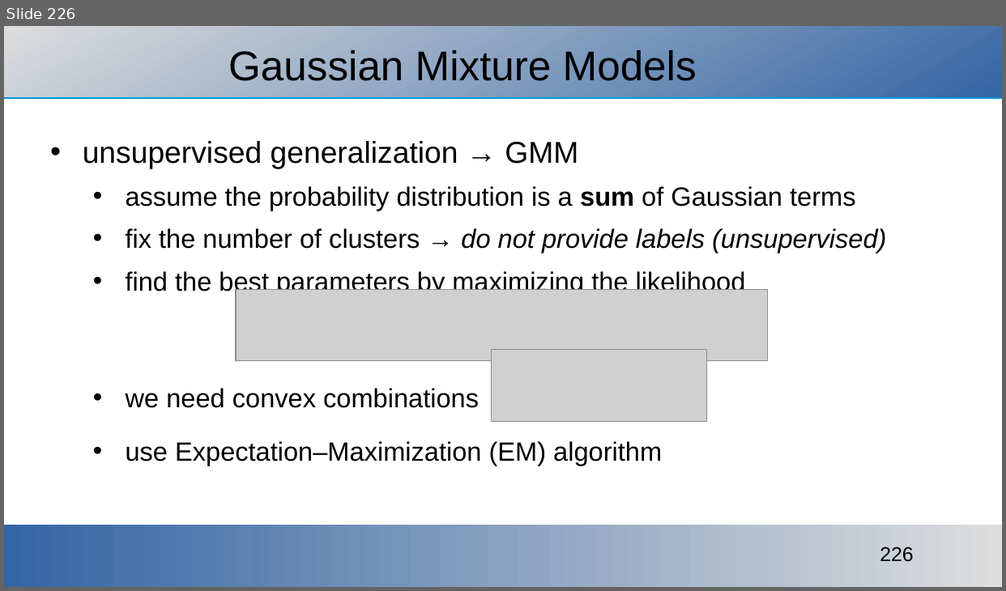
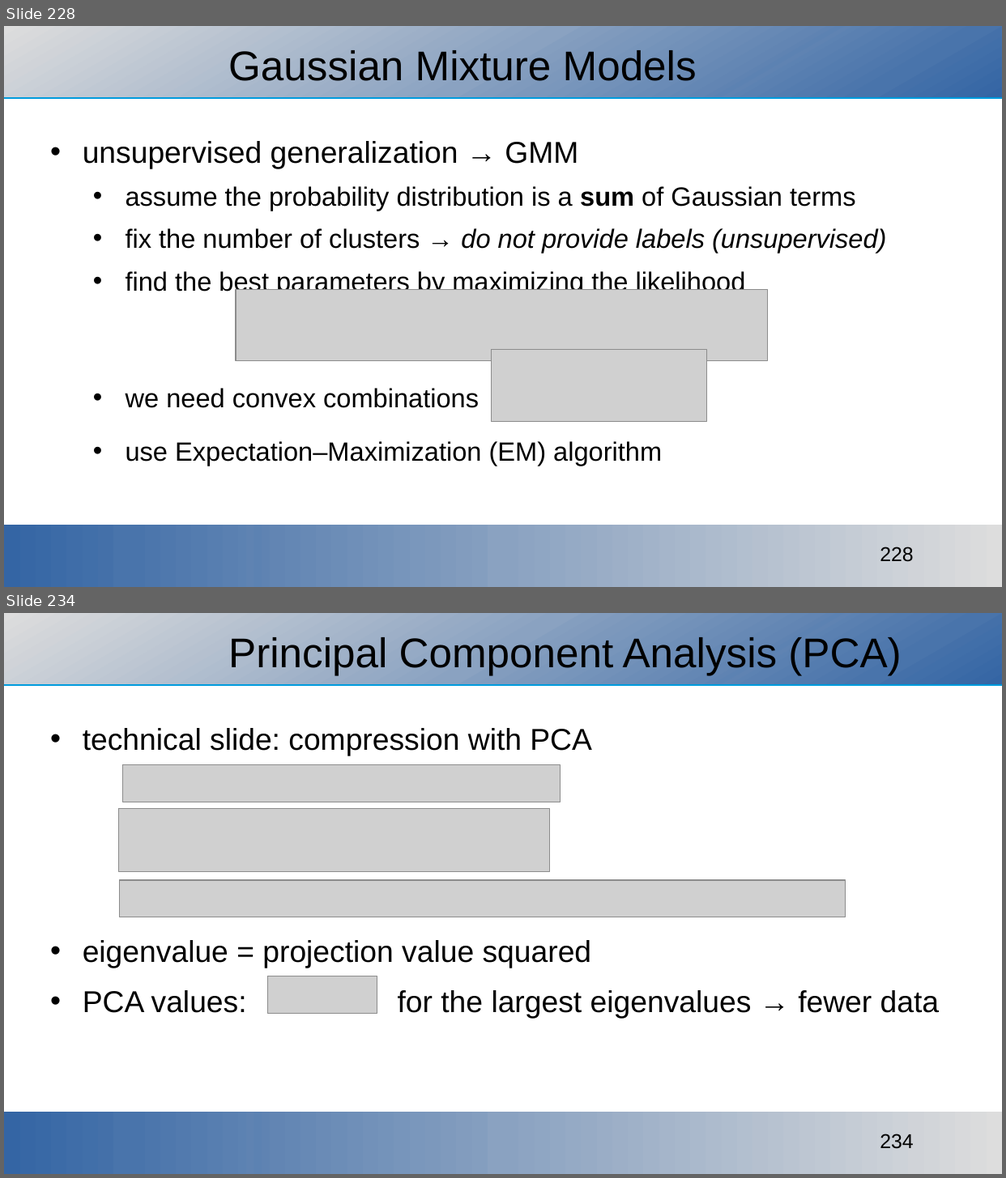
Before and after one commit to ajakovac/ML-in-Practice-I, a slide deck: ML in practice.odp. Shown one above the other, each under a label of ours: slide 226 before the commit, slides 228 and 234 after it; the slides between them are not shown. The pictures are 1006x591 and 1006x1178 pixels, drawn with LibreOffice and Linux fonts; fonts in the diff are those of the drawing; grey boxes stand for pictures; background and template pictures are left out. Boxes give left, top, right and bottom in pixels: in the first picture for what was removed or moved away, otherwise in the second. Text is boxed around its words. In the diff, an @@ line names an element or a change of style, - is before the commit and + after.

```diff
--- a/ML in practice.odp
+++ b/ML in practice.odp
@@ slide 234 added at (4,613,1002,1174), background #FFFFFF; not listed: 3 template elements that a slide beside it also shows @@
@@ title added at (228,637,901,675), 33 pt, text #000000 @@
+Principal Component Analysis (PCA)
@@ text added at (83,728,939,1019), 24 pt, text #000000 @@
+• technical slide: compression with PCA
+• eigenvalue = projection value squared
+• PCA values: for the largest eigenvalues → fewer data
@@ picture added at (122,765,560,803) @@
@@ picture added at (119,810,550,872) @@
@@ picture added at (120,880,846,918) @@
@@ picture added at (267,977,377,1014) @@
@@ what was slide 226 is now slide 228 @@
@@ page number at (880,547,913,562): text changed @@
-226
+228
```
Also in this commit, not shown: 3 slides changed, 8 other slides added, 1 slide removed, 9 other files.
